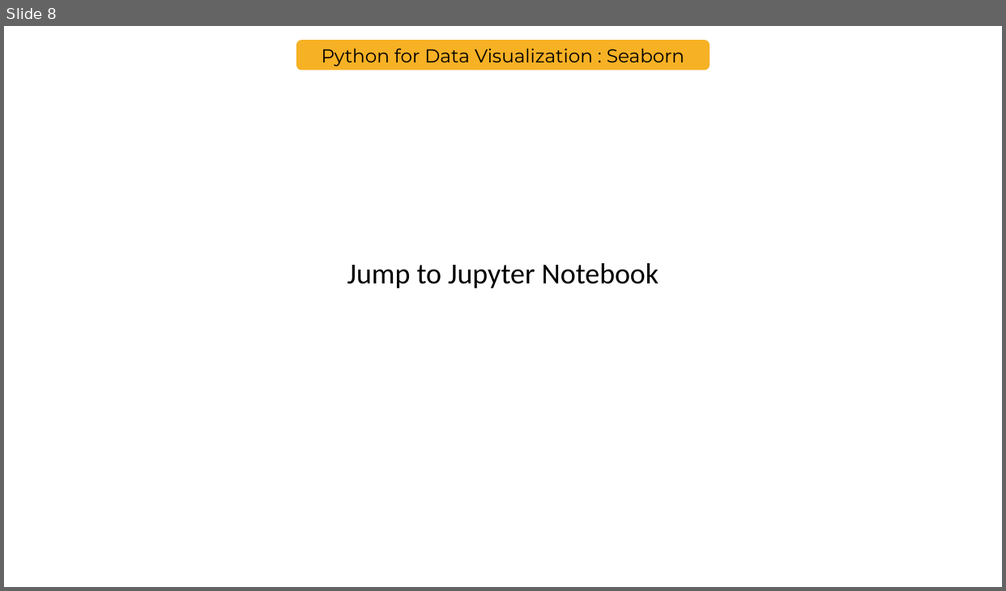
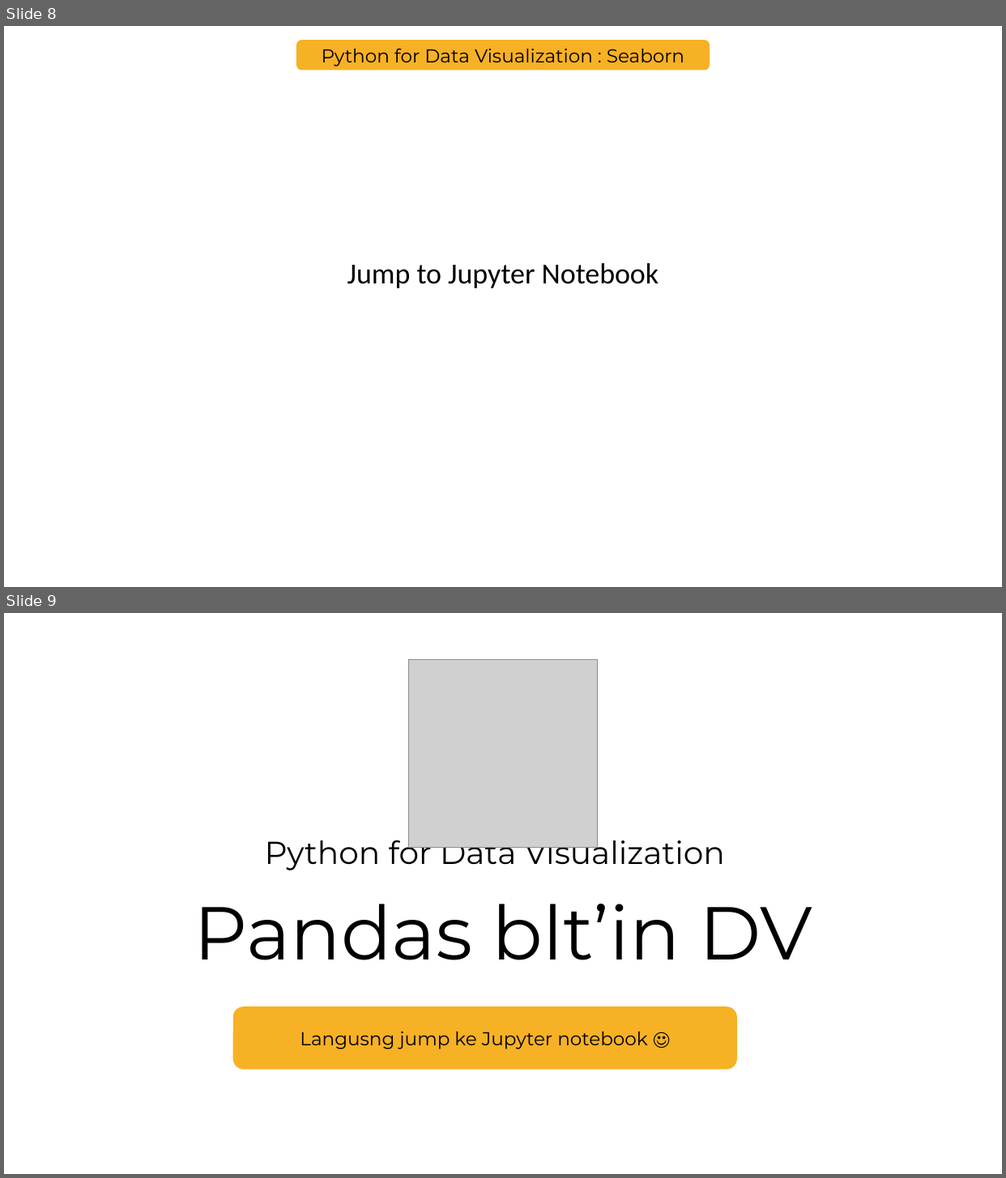
Before and after one commit to ComputingTelU/Pelatihan-Python, a slide deck: 2018/Slides/Day 2.pptx. Shown one above the other, each under a label of ours: slide 8 before the commit, slides 8 and 9 after it. The pictures are 1006x591 and 1006x1178 pixels, drawn with LibreOffice and Linux fonts; fonts in the diff are those of the drawing; grey boxes stand for pictures; background and template pictures are left out. Boxes give left, top, right and bottom in pixels: in the first picture for what was removed or moved away, otherwise in the second. Text is boxed around its words. In the diff, an @@ line names an element or a change of style, - is before the commit and + after.

Commit message:
update slide

```diff
--- a/2018/Slides/Day 2.pptx
+++ b/2018/Slides/Day 2.pptx
@@ slide 9 added at (4,613,1002,1174), background picture (left out) @@
@@ picture added at (408,659,597,847) @@
@@ subtitle added at (265,833,725,872), 30.5 pt, text #000000 @@
+Python for Data Visualization
@@ title added at (194,904,812,960), 72 pt, text #000000 @@
+Pandas blt’in DV
@@ rounded rectangle added at (233,1007,737,1070), fill #F7B125, 18 pt, text #000000 @@
+Langusng jump ke Jupyter notebook ☺
```
